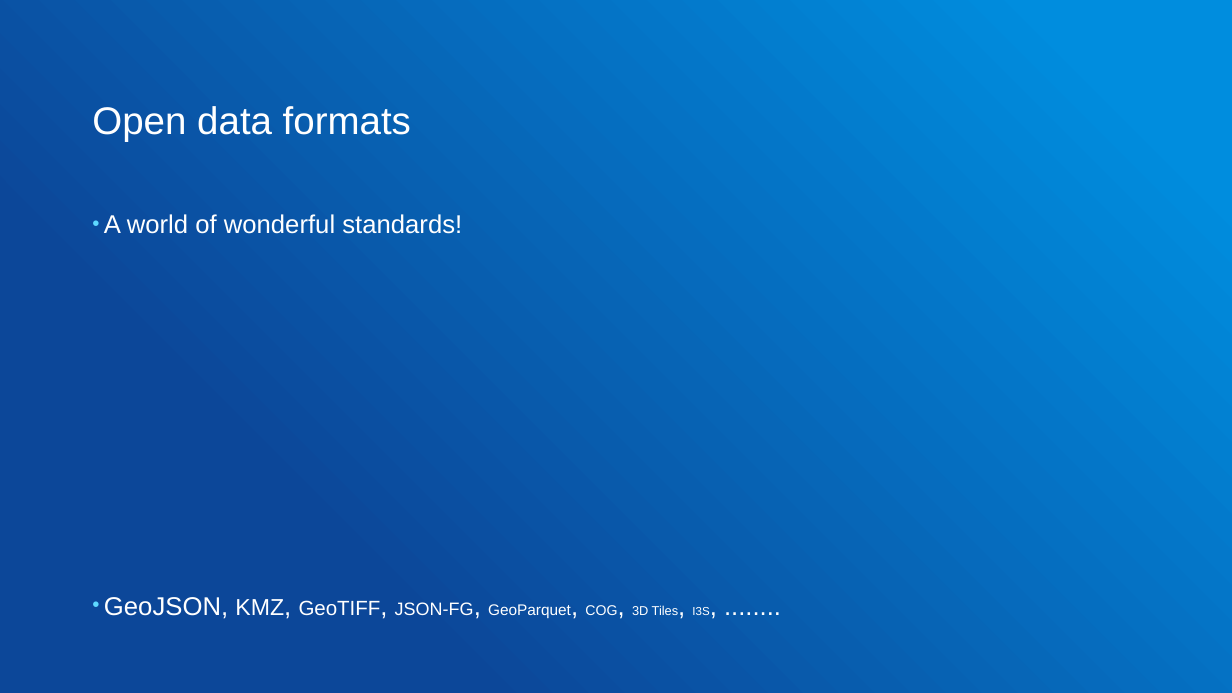
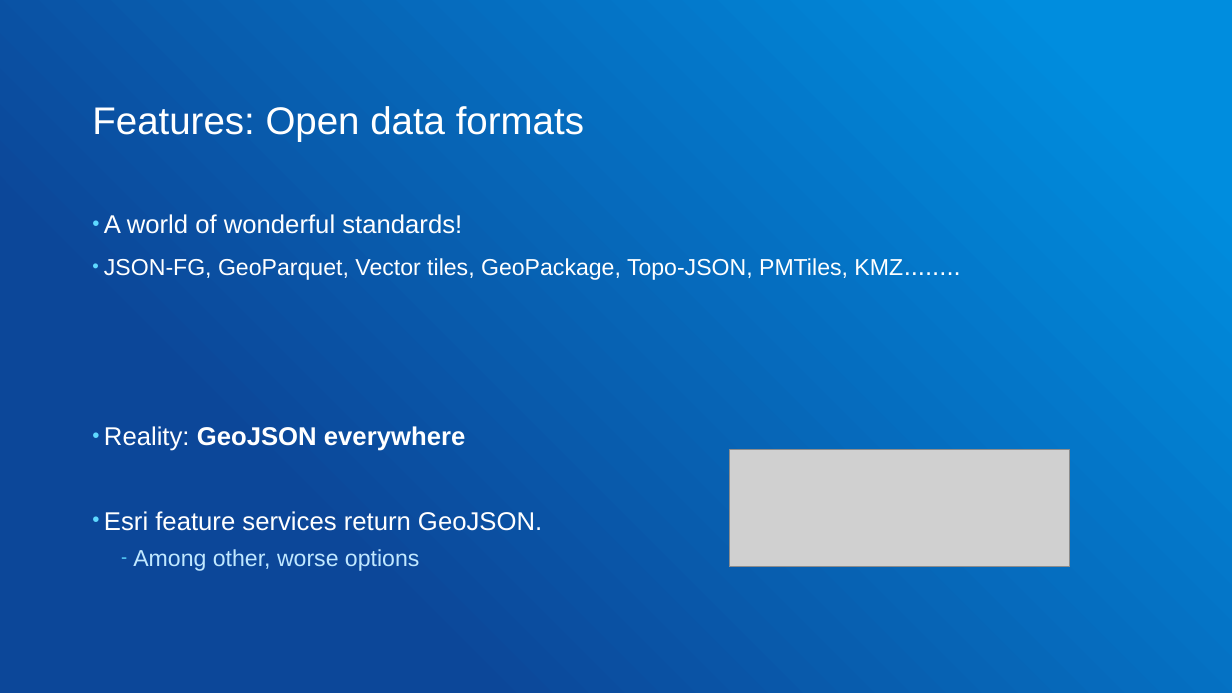
Before and after one commit to gowin20/foss4g-2026-maplibregl-data-visualization, a slide deck: slide 12 of foss4g-optimized-maplibre-queries.pptx (slide 10 before the commit). Drawn at 1232x693 pixels with LibreOffice and Linux fonts; fonts in the diff are those of the drawing; grey boxes stand for pictures. Boxes give left, top, right and bottom in pixels: in the first picture for what was removed or moved away, otherwise in the second. Text is boxed around its words. In the diff, an @@ line names an element or a change of style, - is before the commit and + after.

```diff
--- a/foss4g-optimized-maplibre-queries.pptx
+++ b/foss4g-optimized-maplibre-queries.pptx
@@ title at [92, 106, 584, 142]: text changed @@
-Open data formats
+Features: Open data formats
@@ text at [104, 258, 903, 571]: text changed; size 20 to 18 pt @@
-• GeoJSON, KMZ, GeoTIFF, JSON-FG, GeoParquet, COG, 3D Tiles, I3S, ........
+• JSON-FG, GeoParquet, Vector tiles, GeoPackage, Topo-JSON, PMTiles, KMZ........
+• Reality: GeoJSON everywhere
+• Esri feature services return GeoJSON.
+  – Among other, worse options
@@ picture added at [729, 450, 1070, 567] @@
```
Also in this commit, not shown: 12 other slides changed, 10 slides added, 4 slides removed, 1 other file.
